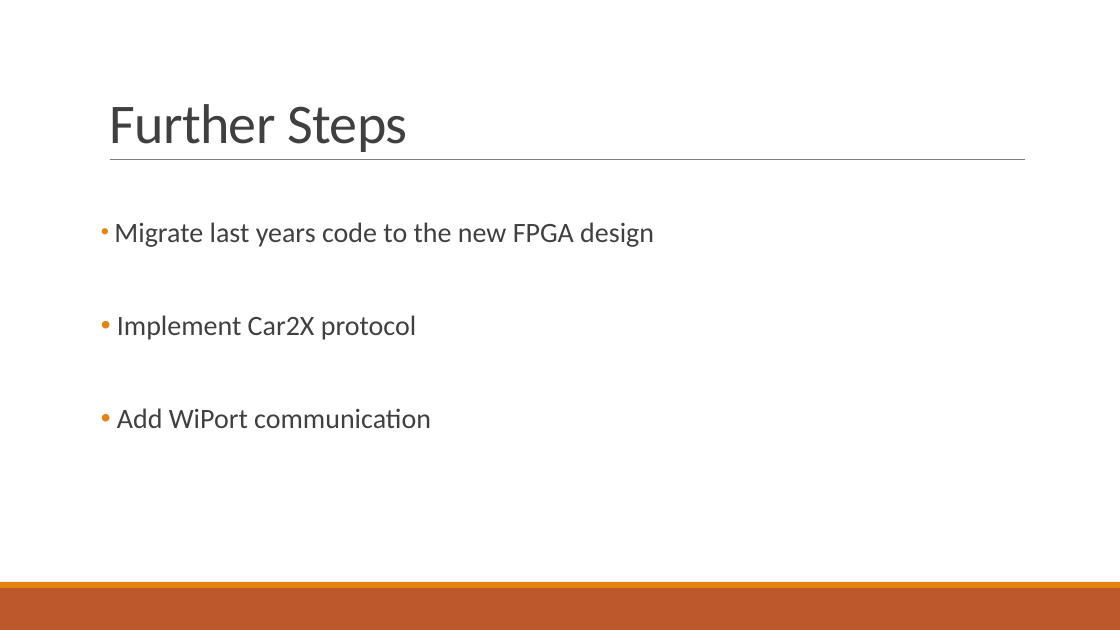
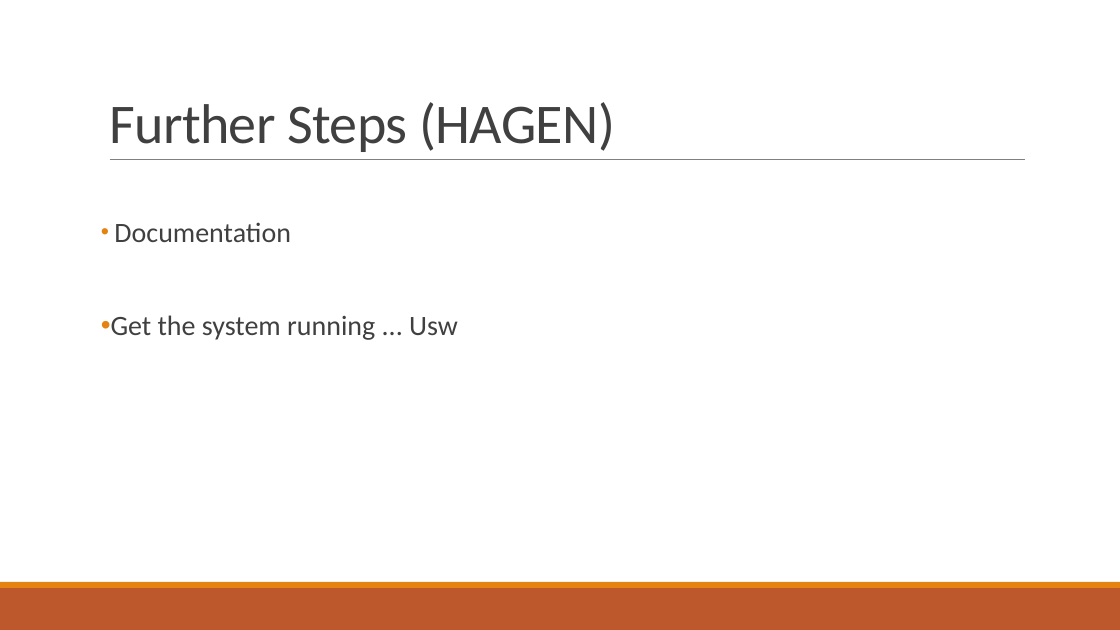
Before and after one commit to fjanssen/Car2X, a slide deck: slide 16 of doc/FinalPresentation.pptx (slide 13 before the commit). Drawn at 1120x630 pixels with LibreOffice and Linux fonts; fonts in the diff are those of the drawing. Boxes give left, top, right and bottom in pixels: in the first picture for what was removed or moved away, otherwise in the second. Text is boxed around its words. In the diff, an @@ line names an element or a change of style, - is before the commit and + after.

```diff
--- a/doc/FinalPresentation.pptx
+++ b/doc/FinalPresentation.pptx
@@ title at <box>109,102,615,152</box>: text changed @@
-Further Steps
+Further Steps (HAGEN)
@@ text at <box>111,222,458,340</box>: text changed @@
-• Migrate last years code to the new FPGA design
-• Implement Car2X protocol
-• Add WiPort communication
+• Documentation
+• Get the system running ... Usw
```
Also in this commit, not shown: 4 other slides changed, 6 slides added, 3 slides removed.
